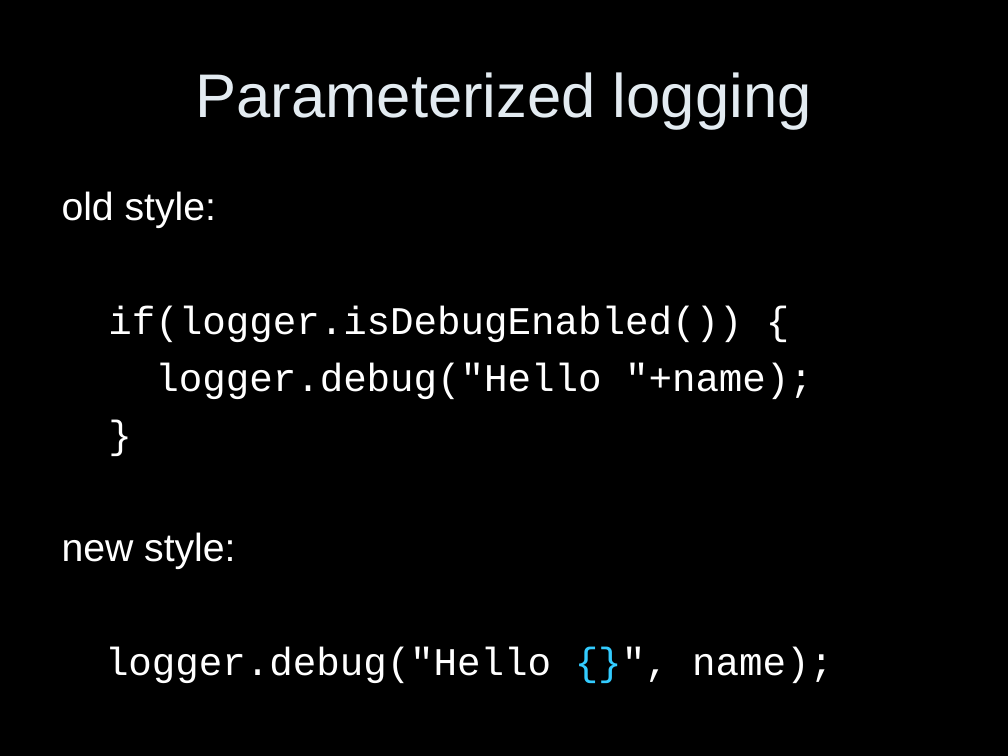
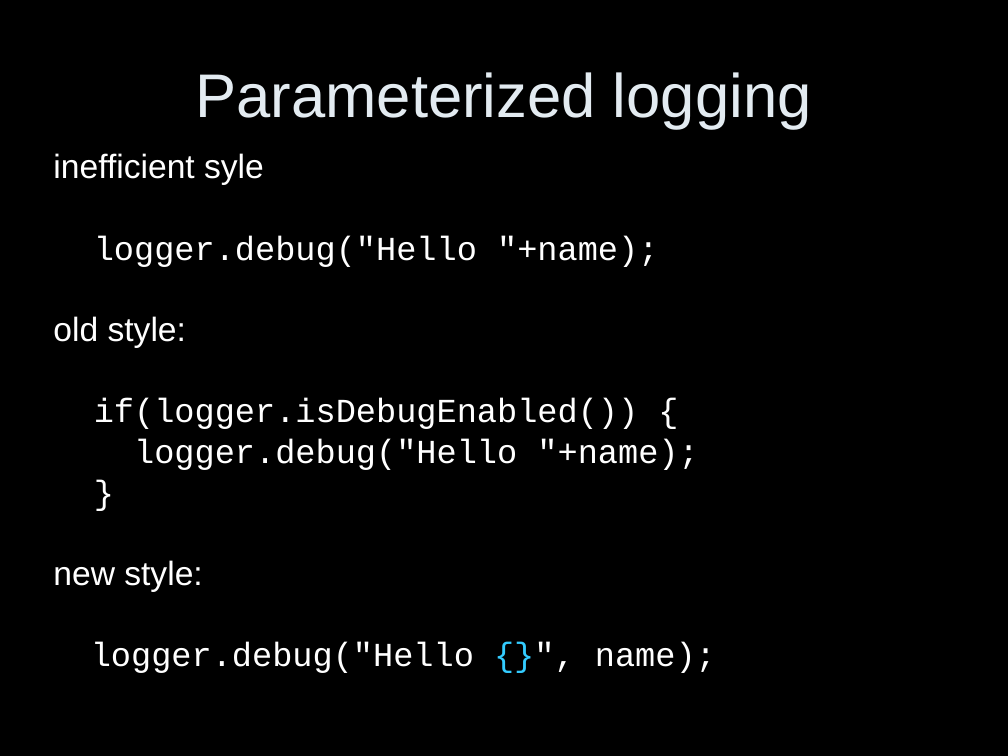
Before and after one commit to vs/junit4, a slide deck: slide 7 of modules/slf4j/slf4j-site/src/site/resources/slf4j-in-10-slides.ppt (slide 6 before the commit). Drawn at 1008x756 pixels with LibreOffice and Linux fonts; fonts in the diff are those of the drawing. Boxes give left, top, right and bottom in pixels: in the first picture for what was removed or moved away, otherwise in the second. Text is boxed around its words. In the diff, an @@ line names an element or a change of style, - is before the commit and + after.

```diff
--- a/modules/slf4j/slf4j-site/src/site/resources/slf4j-in-10-slides.ppt
+++ b/modules/slf4j/slf4j-site/src/site/resources/slf4j-in-10-slides.ppt
@@ text "inefficient syle": place and size @@
-text "inefficient syle" at box(62, 191, 833, 683)
+text "inefficient syle" at box(53, 153, 716, 673)
@@ text at box(53, 153, 658, 267): paragraphs added @@
+inefficient syle
+logger.debug("Hello "+name);
@@ text at box(53, 316, 716, 673): size 28 to 24 pt in "old style:", "if(logger.isDebugEnabled()) {", "logger.debug("Hello "+name);", "}" and 2 more places; line spacing 1 to 0.8; less space between paragraphs @@
```
Also in this commit, not shown: 1 other slide changed, 2 slides added.
